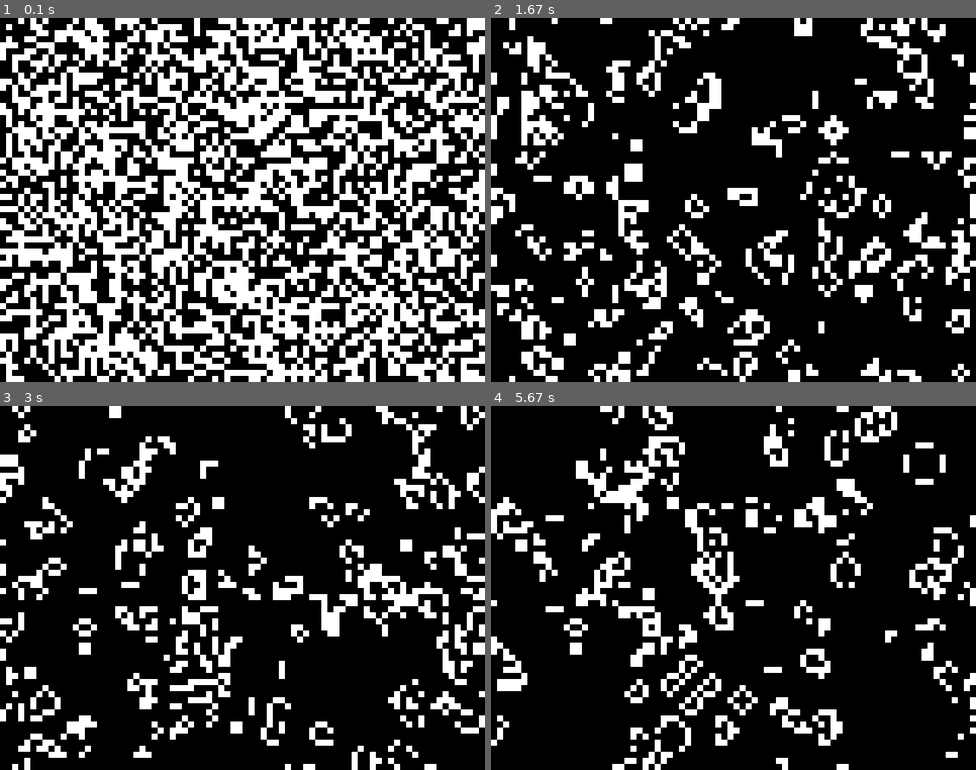
Above: before the commit, frames 1-4 (two rows, left to right).
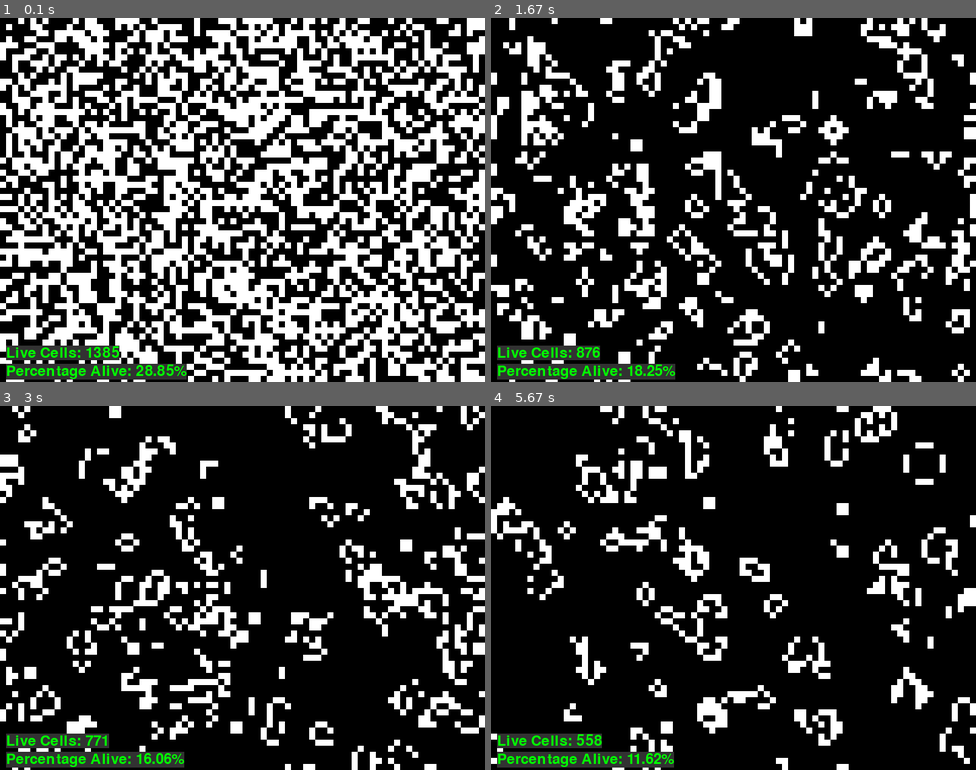
Above: after the commit, the same moments.

Repository: PawiX25/pygame-conways-game-of-life
Game: pygame game, started from game.py
Same seed, same stepped clock (60 frames per second), same inputs: the game is played once before the commit and once after it.
Inputs (mouse positions are in pixels of both pictures, inside the frame that each line leads up to):
- Up to frame 1 (0.1 s): no input
- Up to frame 2 (1.67 s): click (733, 200) at 0.43 s; click (617, 203) at 0.8 s; click (791, 232) at 1.2 s; click (558, 189) at 1.6 s
- Up to frame 3 (3 s): move the mouse to (247, 624) at 1.87 s; click (247, 624) at 2 s; move the mouse to (426, 726) at 2.3 s; click (426, 726) at 2.43 s; click (368, 555) at 2.9 s
- Up to frame 4 (5.67 s): click (578, 624) at 3.3 s; move the mouse to (578, 540) at 3.6 s; click (578, 540) at 3.73 s; move the mouse to (752, 573) at 3.9 s; click (752, 573) at 4.03 s; click (592, 566) at 4.47 s; click (626, 558) at 4.97 s; click (835, 540) at 5.53 s

The runs differ from the first frame. In frame 1, 2.5% of the frame differs, in the area x 1-39%, y 90-100%; in frame 2, 5.3%; in frame 3, 8.8%; in frame 4, 18%, in the area x 0-100%, y 1-100%.

Commit message:
Add statistics display: Show live cell count and percentage alive

Diff:
--- a/game.py
+++ b/game.py
@@ -10,11 +10,15 @@
 
 WHITE = (255, 255, 255)
 BLACK = (0, 0, 0)
+GREEN = (0, 255, 0)
+TEXT_BG_COLOR = (50, 50, 50)
 
 screen = pygame.display.set_mode((WIDTH, HEIGHT))
 pygame.display.set_caption('Conway\'s Game of Life')
 
 clock = pygame.time.Clock()
+
+font = pygame.font.SysFont(None, 36)
 
 def initialize_grid():
     return np.random.randint(2, size=(GRID_WIDTH, GRID_HEIGHT))
@@ -45,6 +49,26 @@
                 new_grid[x, y] = 1
     return new_grid
 
+def draw_statistics(grid):
+    live_cells = np.sum(grid)
+    total_cells = GRID_WIDTH * GRID_HEIGHT
+    percentage_alive = (live_cells / total_cells) * 100
+
+    live_cells_text = f"Live Cells: {live_cells}"
+    percentage_text = f"Percentage Alive: {percentage_alive:.2f}%"
+
+    live_cells_surface = font.render(live_cells_text, True, GREEN)
+    percentage_surface = font.render(percentage_text, True, GREEN)
+
+    live_cells_rect = live_cells_surface.get_rect(topleft=(10, HEIGHT - 60))
+    percentage_rect = percentage_surface.get_rect(topleft=(10, HEIGHT - 30))
+
+    pygame.draw.rect(screen, TEXT_BG_COLOR, live_cells_rect)
+    pygame.draw.rect(screen, TEXT_BG_COLOR, percentage_rect)
+
+    screen.blit(live_cells_surface, live_cells_rect.topleft)
+    screen.blit(percentage_surface, percentage_rect.topleft)
+
 def main():
     grid = initialize_grid()
     running = True
@@ -59,6 +83,11 @@
                     pause = not pause
                 if event.key == pygame.K_r:
                     grid = initialize_grid()
+            if event.type == pygame.MOUSEBUTTONDOWN:
+                x, y = pygame.mouse.get_pos()
+                x //= CELL_SIZE
+                y //= CELL_SIZE
+                grid[x, y] = 1 - grid[x, y]
 
         screen.fill(BLACK)
         draw_lines()
@@ -67,6 +96,8 @@
         if not pause:
             grid = update_grid(grid)
 
+        draw_statistics(grid)
+
         pygame.display.flip()
         clock.tick(10)
 
